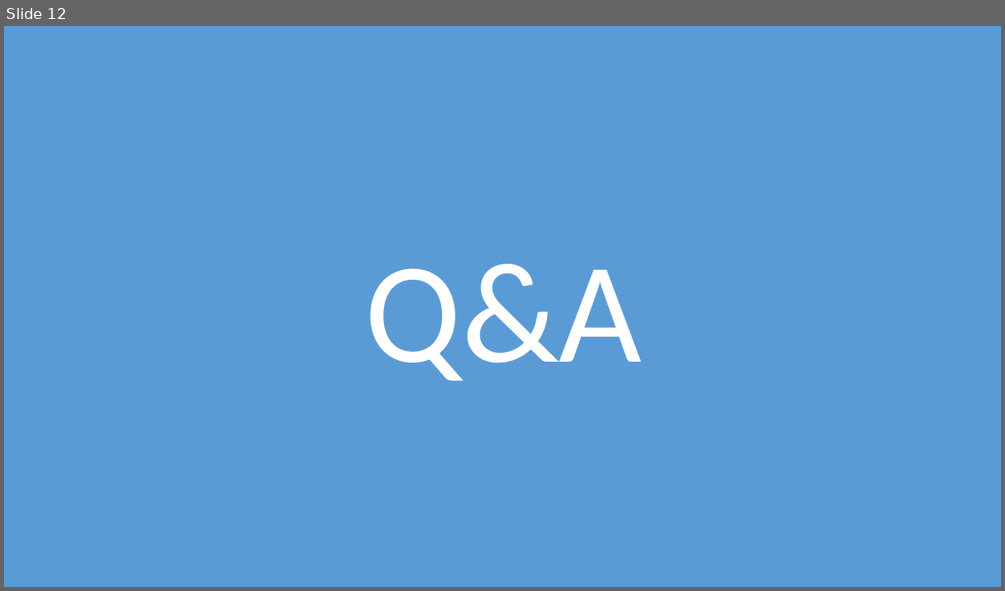
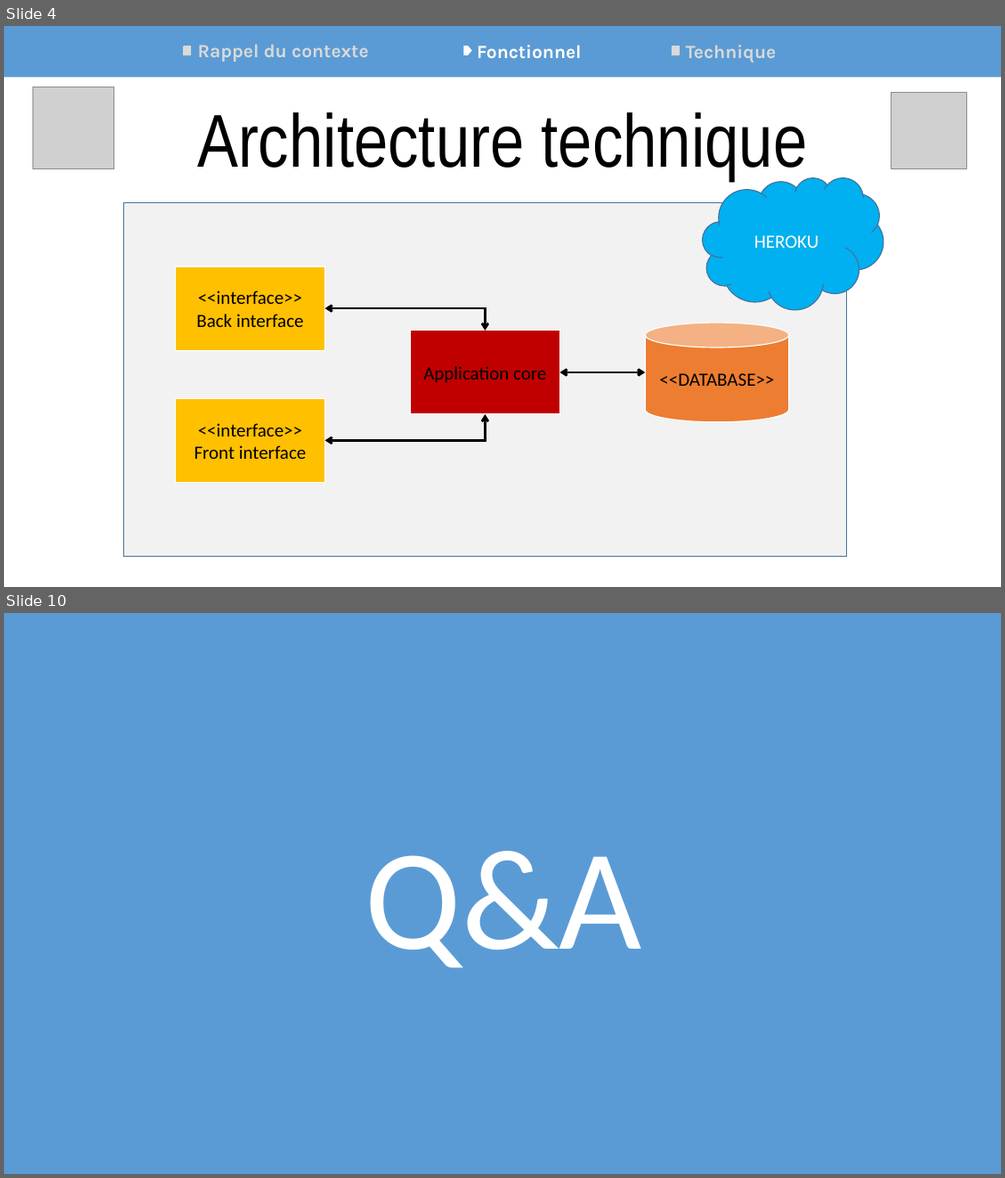
Before and after one commit to Synkied/OC_Projet-6, a slide deck: Projet6_OCPizza_Arguments.pptx. Shown one above the other, each under a label of ours: slide 12 before the commit, slides 4 and 10 after it; the slides between them are not shown. The pictures are 1005x591 and 1005x1178 pixels, drawn with LibreOffice and Linux fonts; fonts in the diff are those of the drawing; grey boxes stand for pictures. Boxes give left, top, right and bottom in pixels: in the first picture for what was removed or moved away, otherwise in the second. Text is boxed around its words. In the diff, an @@ line names an element or a change of style, - is before the commit and + after.

```diff
--- a/Projet6_OCPizza_Arguments.pptx
+++ b/Projet6_OCPizza_Arguments.pptx
@@ slide 4 added at (4,26,1001,587), background #FFFFFF @@
@@ rectangle added at (4,26,1001,77), fill #5B9BD5 @@
@@ round diag rect added at (183,46,191,55), fill #D9D9D9 @@
@@ text added at (198,44,368,62), 18 pt, text #D9D9D9, bold @@
+Rappel du contexte
@@ pentagon arrow added at (464,46,472,55), fill #FFFFFF @@
@@ text added at (477,45,582,58), 18 pt, text #FFFFFF, bold @@
+Fonctionnel
@@ round diag rect added at (672,46,680,55), fill #D9D9D9 @@
@@ text added at (686,45,777,62), 18 pt, text #D9D9D9, bold @@
+Technique
@@ picture added at (32,87,114,168) @@
@@ picture added at (890,93,967,168) @@
@@ text added at (197,112,808,180), 72 pt, text #000000 @@
+Architecture technique
@@ cloud added at (703,178,883,309), fill #00B0F0, outline #43739E 1 pt, 18 pt, text #FFFFFF @@
+HEROKU
@@ rectangle added at (123,203,847,556), fill #F2F2F2, outline #43739E 1 pt @@
@@ rectangle added at (175,267,324,351), fill #FFC000, outline #FFFFFF 1 pt, 18 pt, text #000000 @@
+<<interface>>
+Back interface
@@ elbow double arrow added from (324, 309) to (485, 330), #000000 2.25 pt @@
@@ rectangle added at (410,330,559,414), fill #C00000, outline #FFFFFF 1 pt, 18 pt, text #000000 @@
+Application core
@@ cylinder added at (645,323,788,422), fill #ED7D31, outline #FFFFFF 1 pt, 18 pt, text #000000 @@
+<<DATABASE>>
@@ double arrow added from (559, 372) to (645, 372), #000000 2.25 pt @@
@@ rectangle added at (175,398,324,483), fill #FFC000, outline #FFFFFF 1 pt, 18 pt, text #000000 @@
+<<interface>>
+Front interface
@@ elbow double arrow added from (324, 440) to (485, 414), #000000 2.25 pt @@
@@ what was slide 12 is now slide 10 @@
```
Also in this commit, not shown: 5 slides changed, 3 other slides added, 6 slides removed, 49 other files.
